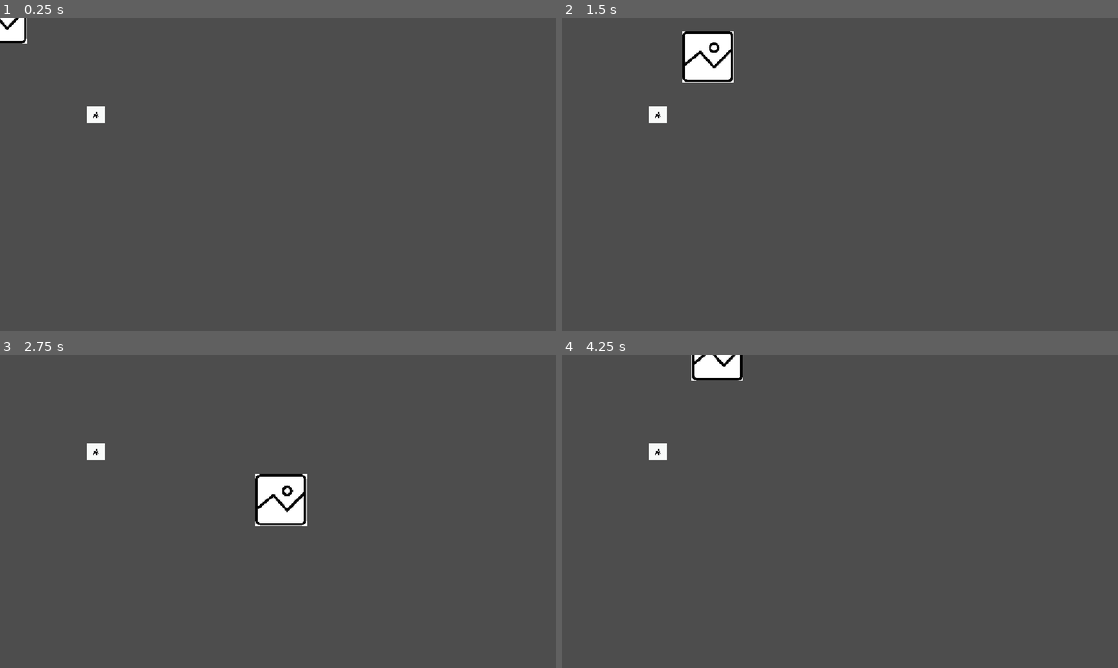
Above: before the commit, frames 1-4 (two rows, left to right).
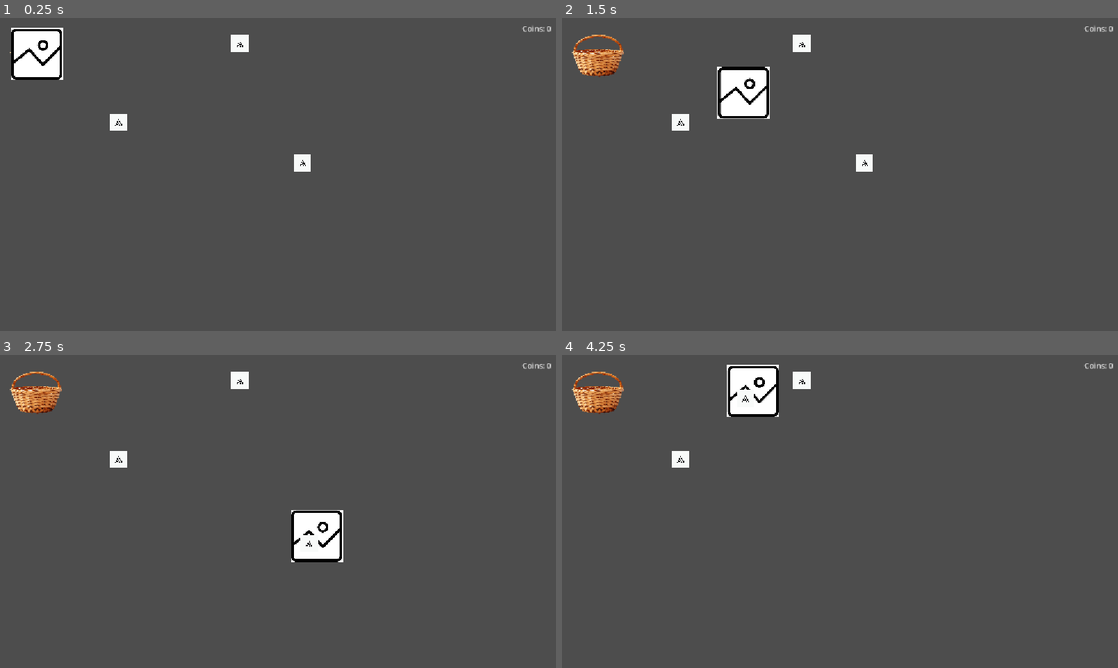
Above: after the commit, the same moments.

Repository: axxel-otl/placeholder
Game: Godot game, scene res://main.tscn
Two runs of this game, one before a commit and one after it. Both use one fixed random seed, a clock stepped at 60 frames per second and the inputs below.
Inputs:
- Up to frame 1 (0.25 s): no input
- Up to frame 2 (1.5 s): tap Enter at 0.5 s; hold Right (ui_right) 0.53-1.28 s; hold Down (ui_down) from 1.28 s (still down)
- Up to frame 3 (2.75 s): release Down (ui_down) at 2.03 s; hold Right (ui_right) from 2.03 s (still down)
- Up to frame 4 (4.25 s): release Right (ui_right) at 2.78 s; hold Up (ui_up) 2.78-3.53 s; hold Left (ui_left) from 3.53 s (still down)

The runs differ from the first frame. In frame 1, 2.5% of the frame differs, in the area x 0-100%, y 0-50%; in frame 2, 4.3%, in the area x 1-100%, y 2-50%; in frame 3, 4.2%; in frame 4, 3.4%.

Commit message:
feat(./{main.tscd,player.gd,project.godot}): Add Basket

Diff:
--- a/main.tscn
+++ b/main.tscn
@@ -1,23 +1,51 @@
 [gd_scene format=3 uid="uid://dqh1tbmjjymgj"]
 
 [ext_resource type="Script" uid="uid://dpag2kjscpvig" path="res://player.gd" id="1_0xm2m"]
+[ext_resource type="Texture2D" uid="uid://cv4ydcorn2o5f" path="res://Basket.png" id="1_1bvp3"]
 [ext_resource type="Texture2D" uid="uid://dhjyofxc2sa1p" path="res://Player.jpg" id="2_0xm2m"]
 [ext_resource type="Texture2D" uid="uid://cm4k23xh0511v" path="res://Coin.jpg" id="3_h2yge"]
+[ext_resource type="PackedScene" uid="uid://da1mlifcl70kh" path="res://Coin.tscn" id="4_1bvp3"]
+
+[sub_resource type="CircleShape2D" id="CircleShape2D_bw8a7"]
 
 [sub_resource type="RectangleShape2D" id="RectangleShape2D_miocd"]
 
-[sub_resource type="CircleShape2D" id="CircleShape2D_s5l70"]
-
 [node name="Node2D" type="Node2D" unique_id=448943906]
 
+[node name="Coin" parent="." unique_id=1063425572 instance=ExtResource("4_1bvp3")]
+position = Vector2(246, 216)
+
+[node name="Coin2" parent="." unique_id=688302627 instance=ExtResource("4_1bvp3")]
+position = Vector2(497, 53)
+
+[node name="Coin3" parent="." unique_id=2103575640 instance=ExtResource("4_1bvp3")]
+position = Vector2(627, 300)
+
+[node name="Basket" type="Area2D" parent="." unique_id=25686527 groups=["basket"]]
+position = Vector2(75, 75)
+
+[node name="Sprite2D" type="Sprite2D" parent="Basket" unique_id=1398238635]
+scale = Vector2(0.4, 0.4)
+texture = ExtResource("1_1bvp3")
+
+[node name="CollisionShape2D" type="CollisionShape2D" parent="Basket" unique_id=1263889299]
+scale = Vector2(4.5, 4.5)
+shape = SubResource("CircleShape2D_bw8a7")
+
 [node name="Player" type="CharacterBody2D" parent="." unique_id=176937556]
-position = Vector2(1, 0)
+position = Vector2(75, 75)
 script = ExtResource("1_0xm2m")
 
-[node name="Sprite2D" type="Sprite2D" parent="Player" unique_id=469844967]
+[node name="Idle" type="Sprite2D" parent="Player" unique_id=469844967]
 position = Vector2(1, 0)
 scale = Vector2(0.3, 0.3)
 texture = ExtResource("2_0xm2m")
+
+[node name="HoldCoin" type="Sprite2D" parent="Player" unique_id=55154013]
+visible = false
+position = Vector2(-15, 15)
+scale = Vector2(0.1, 0.1)
+texture = ExtResource("3_h2yge")
 
 [node name="PickBox" type="Area2D" parent="Player" unique_id=919944038]
 
@@ -39,16 +67,14 @@
 scale = Vector2(5, 5)
 shape = SubResource("RectangleShape2D_miocd")
 
-[node name="Coin" type="Area2D" parent="." unique_id=1339180829 groups=["coin"]]
-position = Vector2(199, 200)
+[node name="CanvasLayer" type="CanvasLayer" parent="Player" unique_id=486983882]
 
-[node name="Sprite2D" type="Sprite2D" parent="Coin" unique_id=217265888]
-scale = Vector2(0.1, 0.1)
-texture = ExtResource("3_h2yge")
-
-[node name="CollisionShape2D" type="CollisionShape2D" parent="Coin" unique_id=937165753]
-scale = Vector2(2, 2)
-shape = SubResource("CircleShape2D_s5l70")
+[node name="CoinCountDisplay" type="Label" parent="Player/CanvasLayer" unique_id=564742699]
+offset_left = 1082.0
+offset_top = 10.0
+offset_right = 1143.0
+offset_bottom = 33.0
+text = "Coins: 0"
 
 [connection signal="area_entered" from="Player/PickBox" to="Player" method="_on_pick_box_area_entered"]
 [connection signal="area_entered" from="Player/ReceiveBox" to="Player" method="_on_pick_box_area_entered"]
--- a/player.gd
+++ b/player.gd
@@ -1,11 +1,25 @@
 extends CharacterBody2D
+
+var CollectedCoins = 0
+var CoinInHand = false
+
+func _ready() -> void:
+	CollectedCoins = 0
+	CoinInHand = false
+	$CanvasLayer/CoinCountDisplay.text = "Coins: 0"
 
 func _physics_process(delta: float) -> void:
 	var input_direction = Input.get_vector("ui_left", "ui_right", "ui_up", "ui_down")
 	velocity = input_direction * 400
 	move_and_slide()
 
-
 func _on_pick_box_area_entered(area: Area2D) -> void:
-	if area.is_in_group("coin"):
+	if area.is_in_group("coin") and not CoinInHand:
 		area.queue_free()
+		$HoldCoin.visible = true
+		CoinInHand = true
+	if area.is_in_group("basket") and CoinInHand:
+		$HoldCoin.visible = false
+		CollectedCoins += 1
+		CoinInHand = false
+		$CanvasLayer/CoinCountDisplay.text = "Coins: " + str(CollectedCoins)
--- a/project.godot
+++ b/project.godot
@@ -23,6 +23,7 @@
 [global_group]
 
 coin=""
+basket=""
 
 [physics]
 
